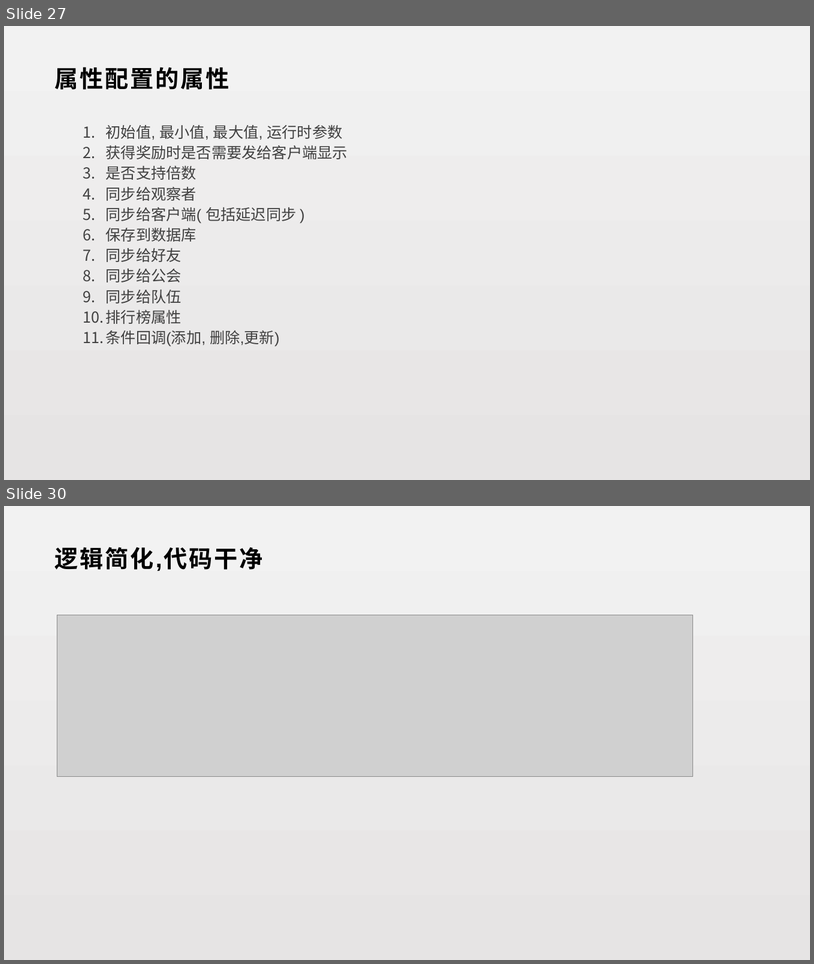
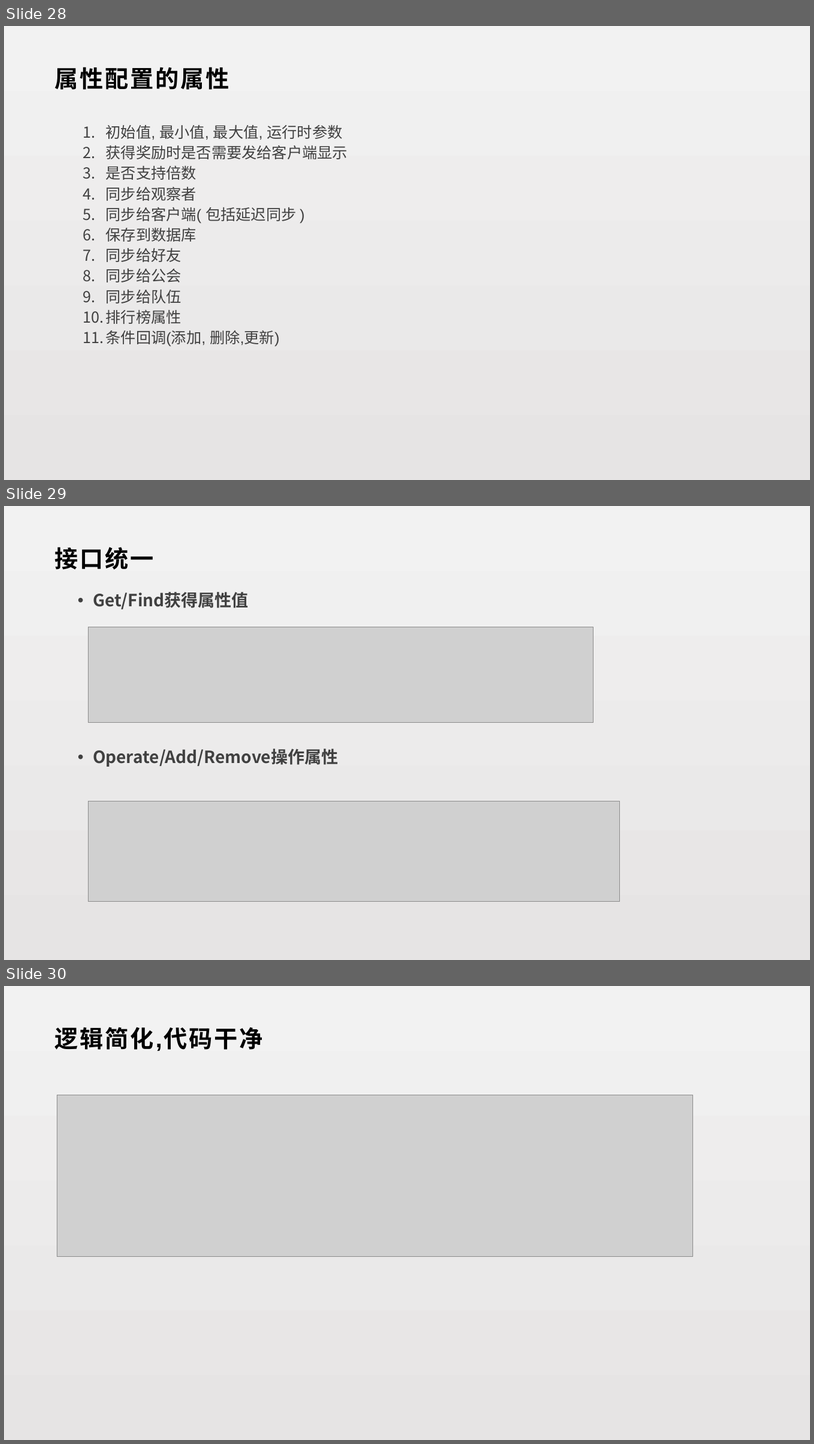
Before and after one commit to lori227/KFrame, a slide deck: _doc/KFrame.pptx. Shown one above the other, each under a label of ours: slides 27 and 30 before the commit, slides 28, 29 and 30 after it; the slides between them are not shown. The pictures are 814x964 and 814x1444 pixels, drawn with LibreOffice and Linux fonts; fonts in the diff are those of the drawing; grey boxes stand for pictures. Boxes give left, top, right and bottom in pixels: in the first picture for what was removed or moved away, otherwise in the second. Text is boxed around its words. In the diff, an @@ line names an element or a change of style, - is before the commit and + after.

```diff
--- a/_doc/KFrame.pptx
+++ b/_doc/KFrame.pptx
@@ slide 29 added at [4, 506, 810, 960], background gradient #F2F2F2 to #E6E4E4 @@
@@ text added at [55, 547, 154, 570], 28 pt, text #000000, bold @@
+接口统一
@@ text added at [93, 592, 338, 766], 20 pt, text #404040, bold @@
+  • Get/Find获得属性值
+  • Operate/Add/Remove操作属性
@@ picture added at [88, 627, 593, 722] @@
@@ picture added at [88, 801, 620, 901] @@
@@ what was slide 27 is now slide 28 @@
```
Also in this commit, not shown: 8 slides changed, 5 other slides added, 2 slides removed, 1 other file.
